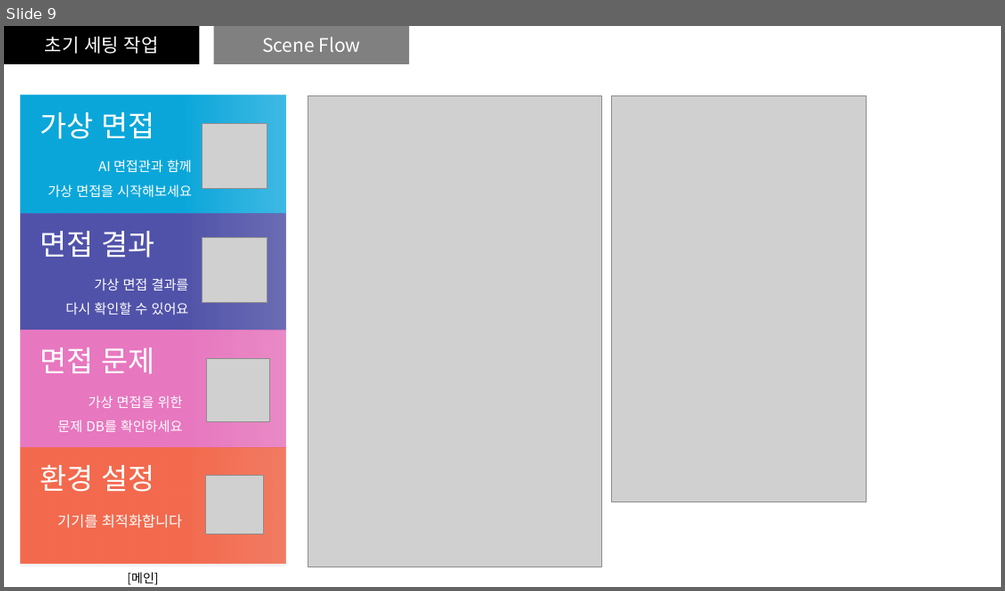
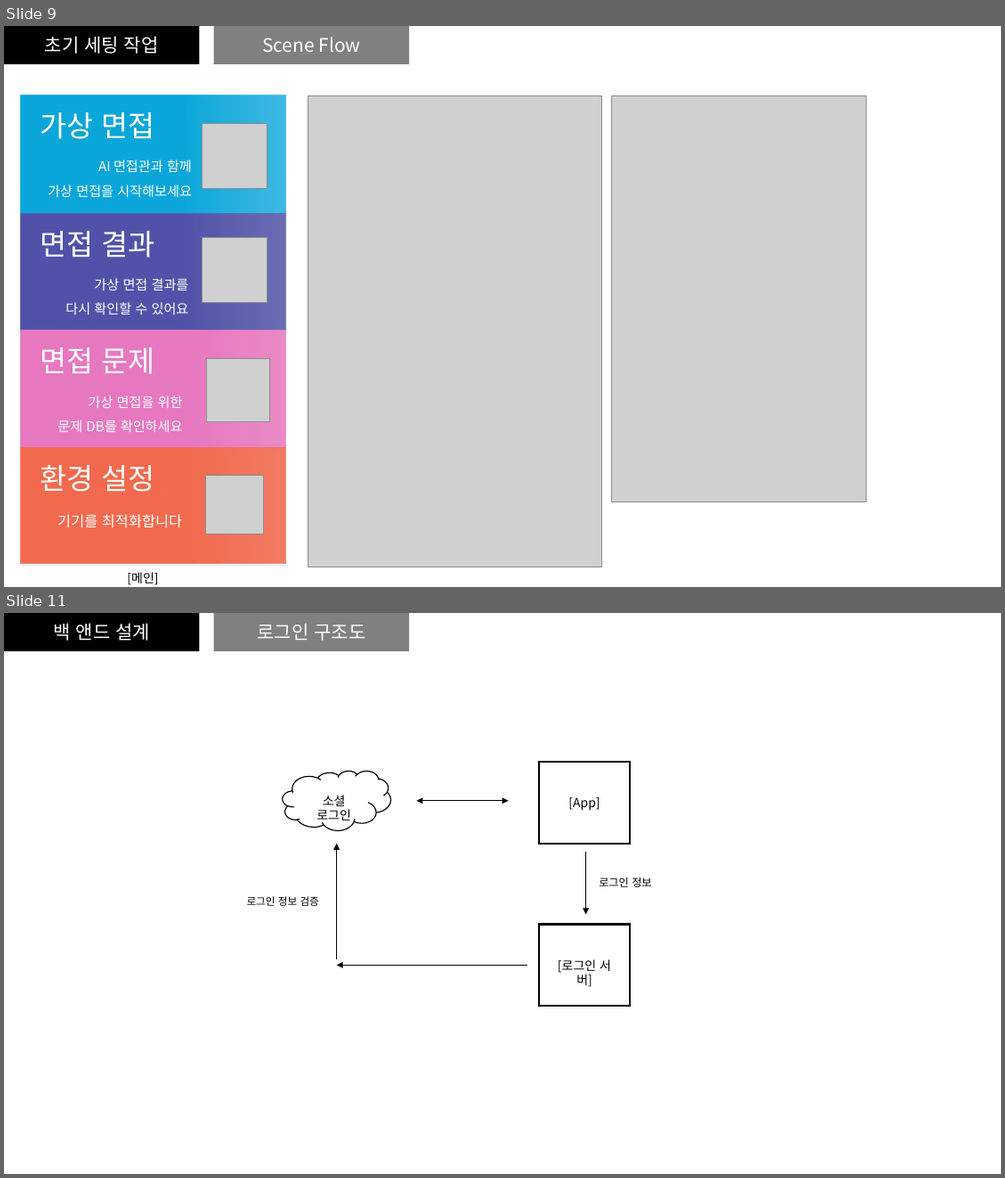
Before and after one commit to mrkimkim/AI_interview, a slide deck: Scatch.pptx. Shown one above the other, each under a label of ours: slide 9 before the commit, slides 9 and 11 after it; the slides between them are not shown. The pictures are 1005x591 and 1005x1178 pixels, drawn with LibreOffice and Linux fonts; fonts in the diff are those of the drawing; grey boxes stand for pictures. Boxes give left, top, right and bottom in pixels: in the first picture for what was removed or moved away, otherwise in the second. Text is boxed around its words. In the diff, an @@ line names an element or a change of style, - is before the commit and + after.

```diff
--- a/Scatch.pptx
+++ b/Scatch.pptx
@@ slide 11 added at bbox=[4, 613, 1001, 1174], background #FFFFFF @@
@@ rectangle added at bbox=[4, 613, 199, 651], fill #000000, 18 pt, text #FFFFFF @@
+백 앤드 설계
@@ rectangle added at bbox=[214, 613, 409, 651], fill #808080, 18 pt, text #FFFFFF @@
+로그인 구조도
@@ cloud added at bbox=[283, 771, 390, 831], outline #000000 1 pt @@
@@ rectangle added at bbox=[539, 762, 630, 844], fill #FFFFFF, outline #000000 2 pt @@
@@ text added at bbox=[316, 795, 351, 824], 12 pt, text #000000 @@
+소셜 로그인
@@ text added at bbox=[568, 797, 599, 811], 12 pt, text #000000 @@
+[App]
@@ double arrow added from (417, 801) to (509, 801), #000000 0.5 pt @@
@@ arrow added from (337, 959) to (337, 844), #000000 0.5 pt @@
@@ arrow added from (586, 852) to (586, 915), #000000 0.5 pt @@
@@ text added at bbox=[599, 877, 651, 887], 10.5 pt, text #000000 @@
+로그인 정보
@@ text added at bbox=[247, 896, 319, 906], 10 pt, text #000000 @@
+로그인 정보 검증
@@ rectangle added at bbox=[539, 925, 630, 1005], fill #FFFFFF, outline #000000 2 pt @@
@@ text added at bbox=[558, 959, 611, 987], 12 pt, text #000000 @@
+[로그인 서버]
@@ arrow added from (527, 965) to (337, 965), #000000 0.5 pt @@
```
Also in this commit, not shown: 1 slide changed, 1 other slide added, 2 slides removed, 18 other files.
